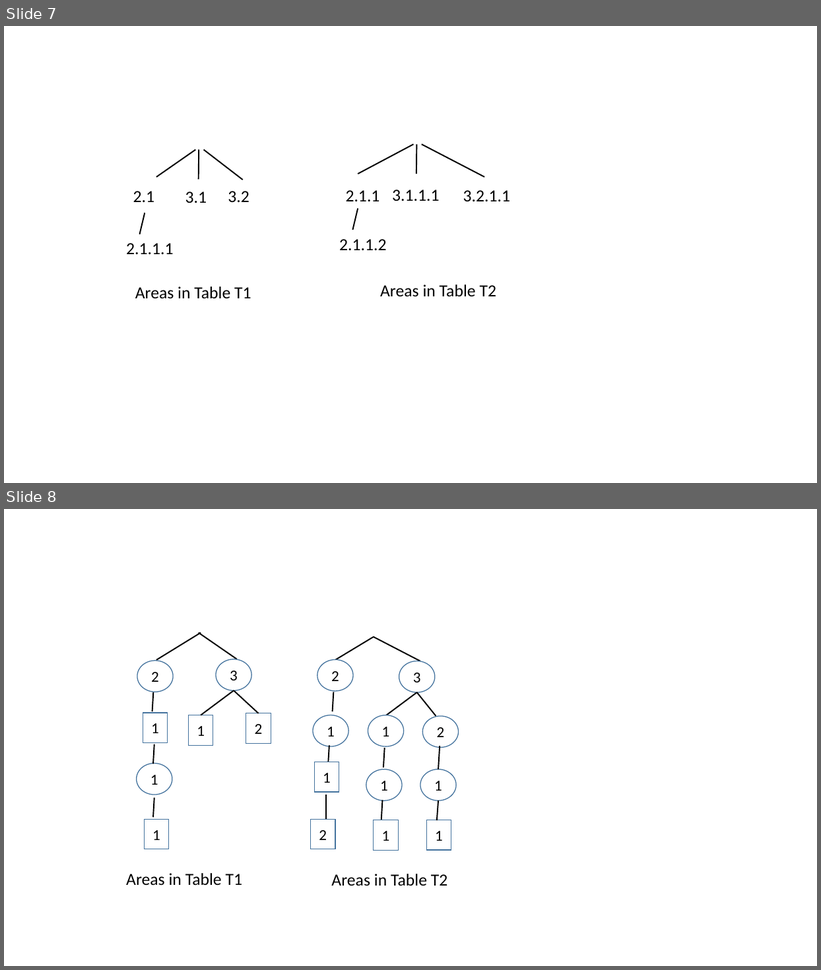
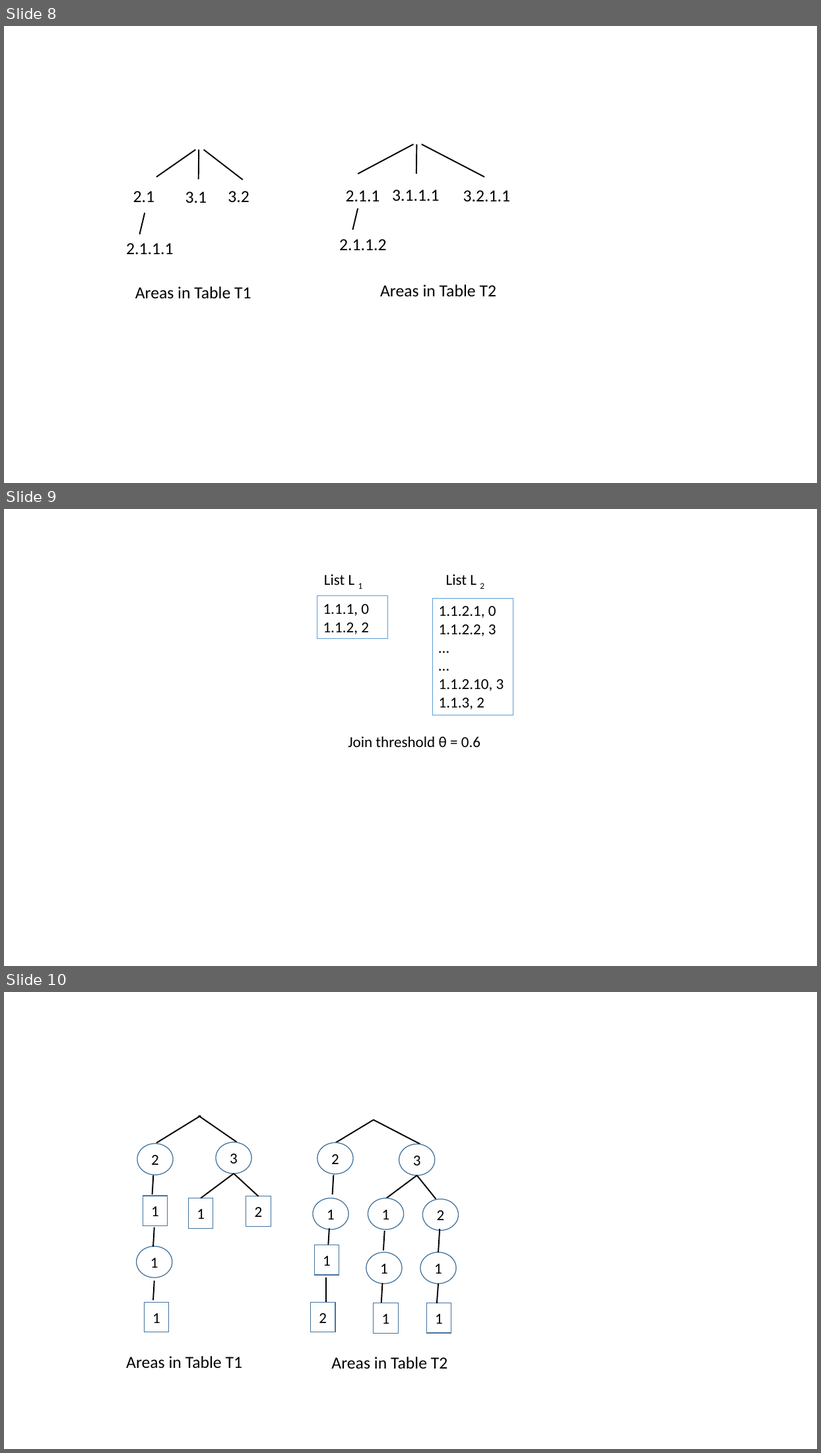
Before and after one commit to jiahenglu/taxonomy, a slide deck: figures/taxonomy.pptx. Shown one above the other, each under a label of ours: slides 7 and 8 before the commit, slides 8, 9 and 10 after it. The pictures are 821x970 and 821x1453 pixels, drawn with LibreOffice and Linux fonts; fonts in the diff are those of the drawing. Boxes give left, top, right and bottom in pixels: in the first picture for what was removed or moved away, otherwise in the second. Text is boxed around its words. In the diff, an @@ line names an element or a change of style, - is before the commit and + after.

```diff
--- a/figures/taxonomy.pptx
+++ b/figures/taxonomy.pptx
@@ slide 9 added at (4,509,817,966), background #FFFFFF @@
@@ text added at (324,574,363,589), 18 pt, text #000000 @@
+List L 1
@@ text added at (446,574,484,589), 18 pt, text #000000 @@
+List L 2
@@ rectangle added at (317,596,387,640), outline #5B9BD5 0.75 pt, 18 pt, text #000000 @@
+1.1.1, 0
+1.1.2, 2
@@ rectangle added at (433,598,514,715), outline #5B9BD5 0.75 pt, 18 pt, text #000000 @@
+1.1.2.1, 0
+1.1.2.2, 3
+…
+…
+1.1.2.10, 3
+1.1.3, 2
@@ text added at (348,737,481,747), 18 pt, text #000000 @@
+Join threshold θ = 0.6
@@ what was slide 7 is now slide 8 @@
@@ what was slide 8 is now slide 10 @@
```
Also in this commit, not shown: 1 other slide added, 12 other files.
